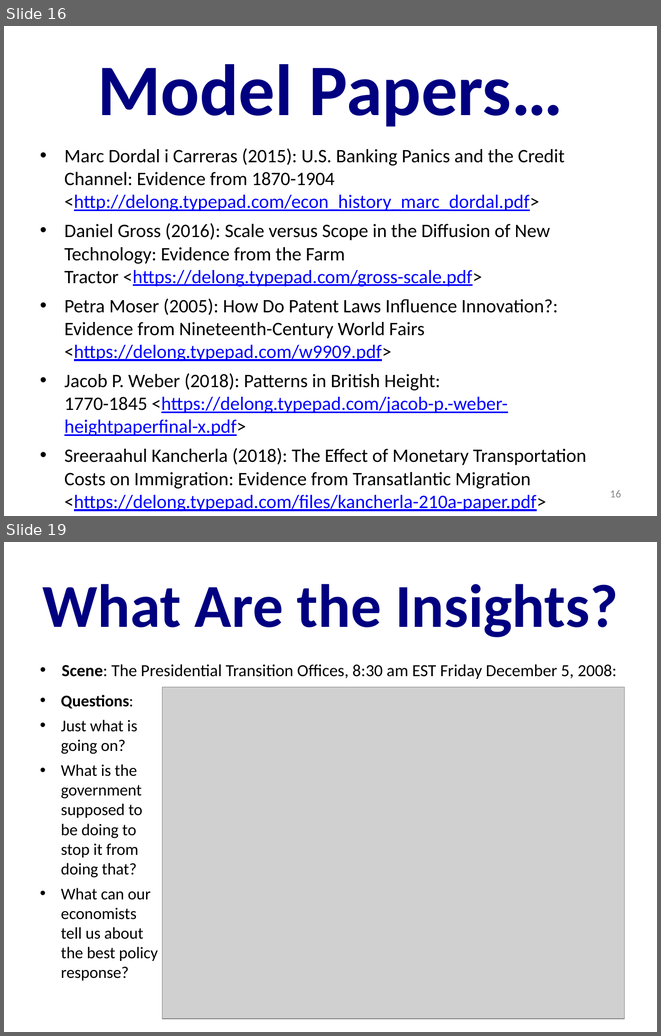
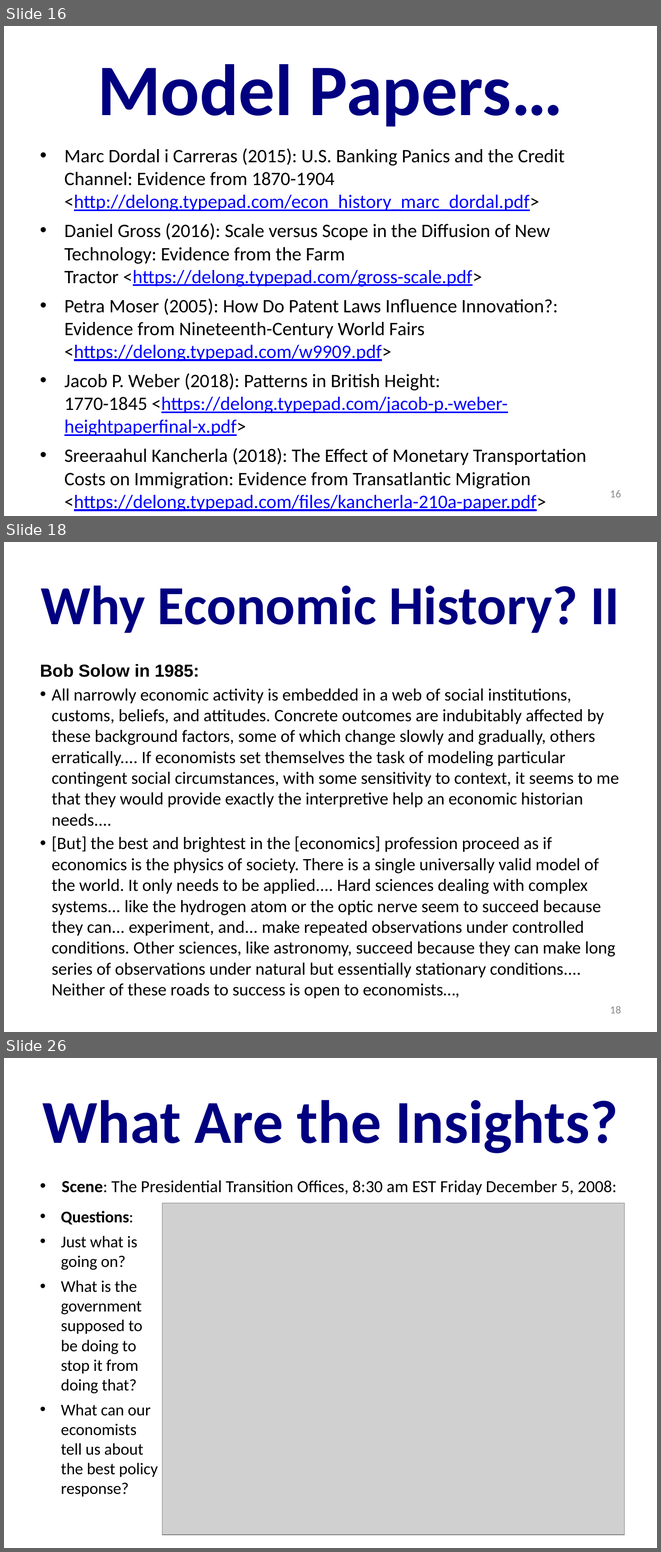
Before and after one commit to DavidLJ/public-files, a slide deck: econ-210a-lecture-1a.pptx. Shown one above the other, each under a label of ours: slides 16 and 19 before the commit, slides 16, 18 and 26 after it; the slides between them are not shown. The pictures are 661x1036 and 661x1552 pixels, drawn with LibreOffice and Linux fonts; fonts in the diff are those of the drawing; grey boxes stand for pictures. Boxes give left, top, right and bottom in pixels: in the first picture for what was removed or moved away, otherwise in the second. Text is boxed around its words. In the diff, an @@ line names an element or a change of style, - is before the commit and + after.

```diff
--- a/econ-210a-lecture-1a.pptx
+++ b/econ-210a-lecture-1a.pptx
@@ slide 18 added at (x1=4, y1=542, x2=657, y2=1032), background #FFFFFF @@
@@ title added at (x1=41, y1=585, x2=619, y2=633), 60.7 pt, text #000080, bold @@
+Why Economic History? II
@@ text added at (x1=40, y1=664, x2=619, y2=998), 19.2 pt, text #000000 @@
+Bob Solow in 1985:
+• All narrowly economic activity is embedded in a web of social institutions, customs, beliefs, and attitudes. Concrete outcomes are indubitably affected by these background factors, some of which change slowly and gradually, others erratically.... If economists set themselves the task of modeling particular contingent social circumstances, with some sensitivity to context, it seems to me that they would provide exactly the interpretive help an economic historian needs....
+• [But] the best and brightest in the [economics] profession proceed as if economics is the physics of society. There is a single universally valid model of the world. It only needs to be applied.... Hard sciences dealing with complex systems... like the hydrogen atom or the optic nerve seem to succeed because they can... experiment, and... make repeated observations under controlled conditions. Other sciences, like astronomy, succeed because they can make long series of observations under natural but essentially stationary conditions.... Neither of these roads to success is open to economists…,
@@ page number added at (x1=610, y1=1006, x2=621, y2=1013), 12 pt, text #898989 @@
+18
@@ what was slide 19 is now slide 26 @@
```
Also in this commit, not shown: 9 slides changed, 8 other slides added, 5 other files.
